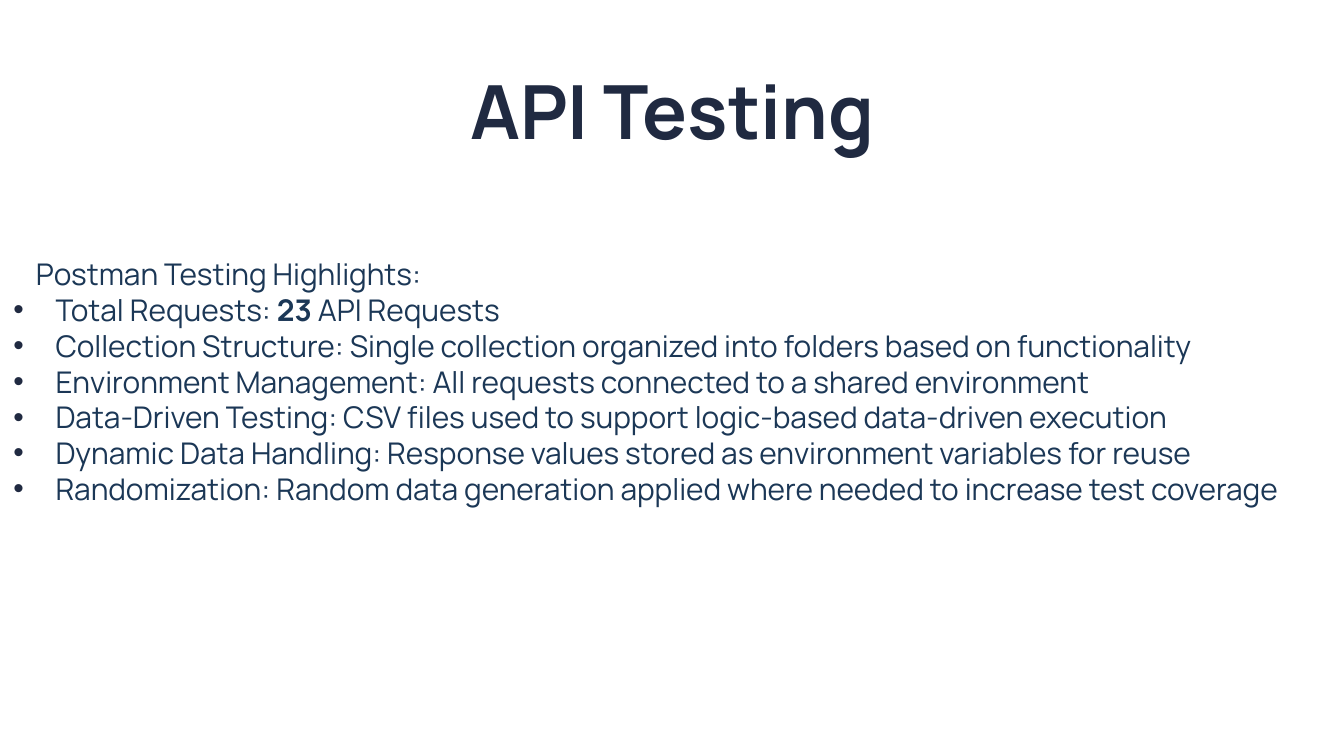
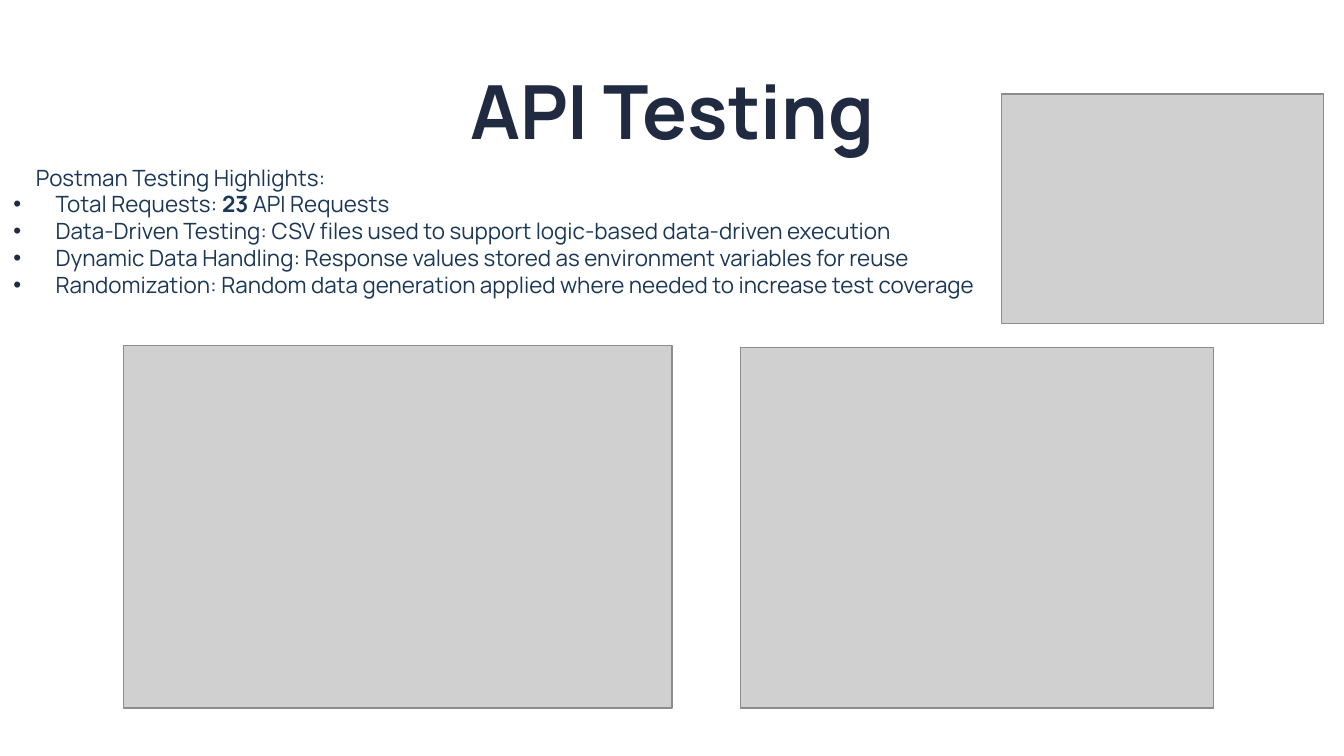
Before and after one commit to Asmaa-Khasawneh/HTU-QA-Final-Project, a slide deck: slide 6 of 08-Presentation/Asmaa-Presentation.pptx. Drawn at 1344x756 pixels with LibreOffice and Linux fonts; fonts in the diff are those of the drawing; grey boxes stand for pictures; background and template pictures are left out. Boxes give left, top, right and bottom in pixels: in the first picture for what was removed or moved away, otherwise in the second. Text is boxed around its words. In the diff, an @@ line names an element or a change of style, - is before the commit and + after.

```diff
--- a/08-Presentation/Asmaa-Presentation.pptx
+++ b/08-Presentation/Asmaa-Presentation.pptx
@@ picture added at <box>1001,94,1322,324</box> @@
@@ subtitle "Postman Testing Highlights:": place and size @@
-subtitle "Postman Testing Highlights:" at <box>36,263,1278,508</box>
+subtitle "Postman Testing Highlights:" at <box>36,169,974,299</box>
@@ subtitle "Postman Testing Highlights:" at <box>36,169,974,299</box>: size 16 to 12 pt @@
@@ subtitle at <box>56,335,1191,401</box>: paragraphs removed @@
-• Collection Structure: Single collection organized into folders based on functionality
-• Environment Management: All requests connected to a shared environment
@@ picture added at <box>124,345,672,708</box> @@
@@ picture added at <box>741,348,1214,708</box> @@
```
Also in this commit, not shown: 1 other slide changed, 1 slide added, 1 other file.
